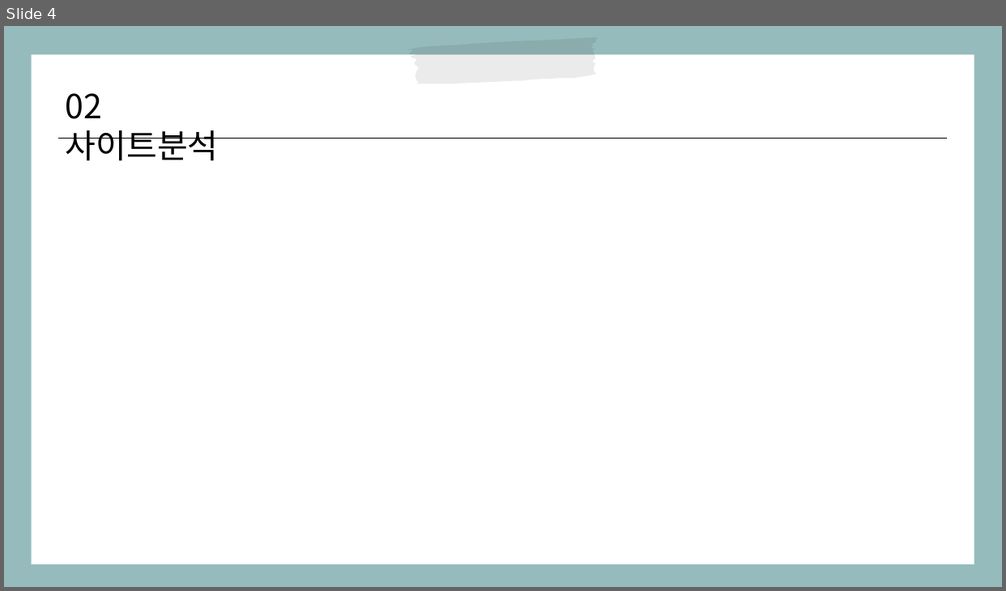
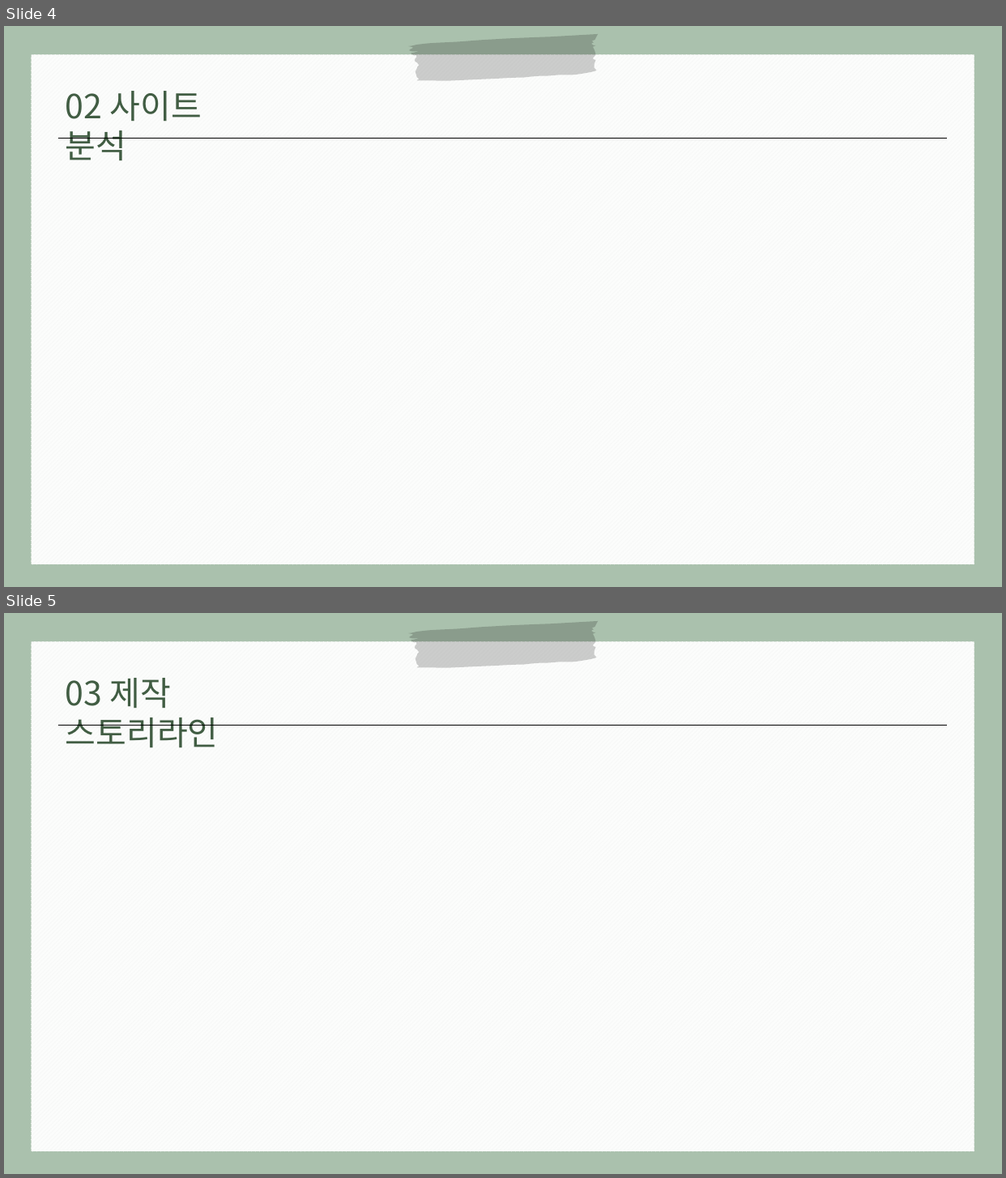
Before and after one commit to minjxx/FED-RF-2023-Project-KMJ, a slide deck: 김민정_서울벽지.pptx. Shown one above the other, each under a label of ours: slide 4 before the commit, slides 4 and 5 after it. The pictures are 1006x591 and 1006x1178 pixels, drawn with LibreOffice and Linux fonts; fonts in the diff are those of the drawing. Boxes give left, top, right and bottom in pixels: in the first picture for what was removed or moved away, otherwise in the second. Text is boxed around its words. In the diff, an @@ line names an element or a change of style, - is before the commit and + after.

```diff
--- a/김민정_서울벽지.pptx
+++ b/김민정_서울벽지.pptx
@@ slide 5 added at [4,613,1002,1174], background #709775 at 59% opacity @@
@@ freeform shape added at [408,621,599,667], fill #000000 at 19% opacity @@
@@ rectangle added at [31,641,974,1152], fill pattern #FBFBFB on #FFFFFF @@
@@ text added at [66,678,219,748], 32 pt, text #415D43 @@
+03 제작 스토리라인
@@ line added from (58, 726) to (948, 726), #000000 0.5 pt @@
@@ slide 4 changed as well @@
@@ background #4E8C8E at 59% opacity to #709775 at 59% opacity @@
@@ freeform shape: place and size @@
-freeform shape at [407,37,598,84]
+freeform shape at [408,34,599,80]
@@ freeform shape at [408,34,599,80]: fill #000000 at 8% opacity to #000000 at 19% opacity @@
@@ rectangle at [31,54,974,565]: fill #FFFFFF to pattern #FBFBFB on #FFFFFF @@
@@ text at [66,91,202,160]: text changed; text colour #000000 to #415D43 @@
-02 사이트분석
+02 사이트 분석
```
Also in this commit, not shown: 3 other slides changed, 4 other slides added.
